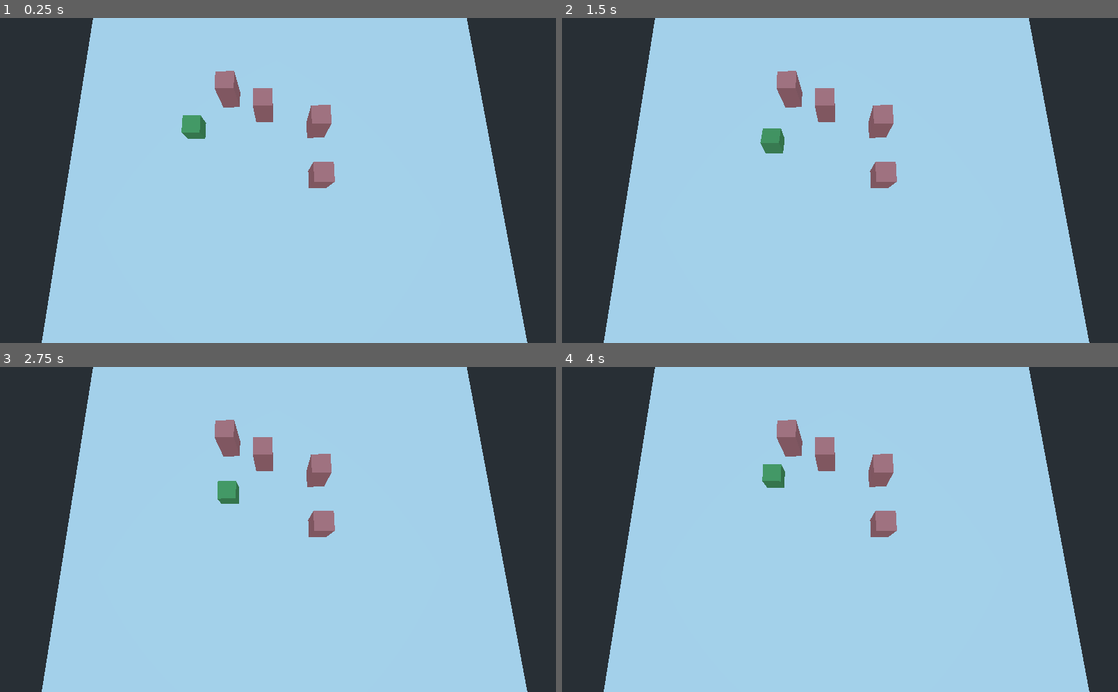
Above: before the commit, frames 1-4 (two rows, left to right).
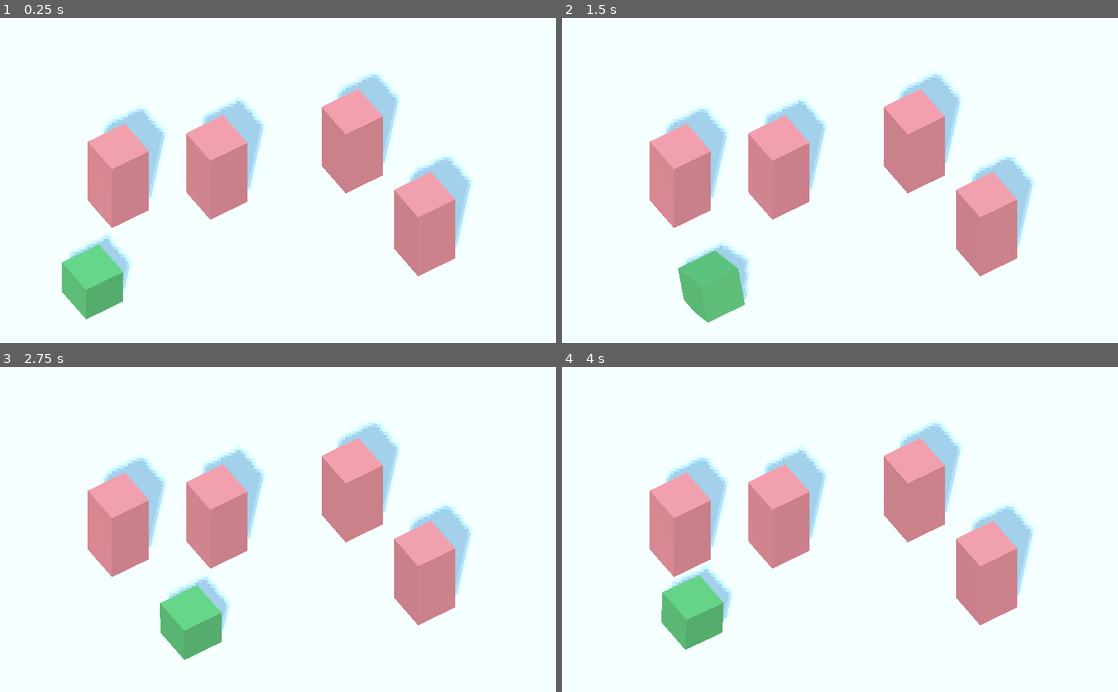
Above: after the commit, the same moments.

Repository: henriquelalves/gmtk2022
Game: Godot game, scene res://Scenes/Dungeon.tscn
The game is run twice, just before and just after one commit, with the same random seed, the same clock (stepped at 60 frames per second) and the same inputs.
Inputs:
- Up to frame 1 (0.25 s): no input
- Up to frame 2 (1.5 s): tap Enter at 0.5 s; hold Right 0.53-1.28 s; hold Down from 1.28 s (still down)
- Up to frame 3 (2.75 s): release Down at 2.03 s; hold Right from 2.03 s (still down)
- Up to frame 4 (4 s): release Right at 2.78 s; hold Up 2.78-3.53 s; hold Left from 3.53 s (still down)

The runs differ from the first frame. In frame 1, 97% of the frame differs, in the area x 0-100%, y 0-100%; in frame 2, 97%; in frame 3, 97%; in frame 4, 97%.

Commit message:
Testing dungeon scene

Diff:
--- a/Scenes/Dungeon.tscn
+++ b/Scenes/Dungeon.tscn
@@ -1,8 +1,16 @@
-[gd_scene load_steps=3 format=2]
+[gd_scene load_steps=5 format=2]
 
 [ext_resource path="res://Scenes/Dungeon.gd" type="Script" id=1]
 
 [sub_resource type="PlaneMesh" id=1]
+
+[sub_resource type="ProceduralSky" id=2]
+
+[sub_resource type="Environment" id=3]
+background_mode = 2
+background_sky = SubResource( 2 )
+ambient_light_color = Color( 1, 1, 1, 1 )
+dof_blur_far_amount = 0.06
 
 [node name="Dungeon" type="Spatial"]
 script = ExtResource( 1 )
@@ -12,5 +20,21 @@
 mesh = SubResource( 1 )
 material/0 = null
 
-[node name="Camera" type="Camera" parent="."]
-transform = Transform( 0.999945, 0.0103301, -0.00192307, 0, 0.183018, 0.98311, 0.0105076, -0.983055, 0.183008, -0.265683, 13.015, 5.46677 )
+[node name="WorldEnvironment" type="WorldEnvironment" parent="."]
+environment = SubResource( 3 )
+
+[node name="Pitch" type="Spatial" parent="."]
+transform = Transform( 0.837957, 0, -0.545736, 0, 1, 0, 0.545736, 0, 0.837957, 0, 0, 0 )
+
+[node name="Yaw" type="Spatial" parent="Pitch"]
+transform = Transform( 1, 0, 0, 0, 0.665856, 0.746081, 0, -0.746081, 0.665856, 1.90735e-06, 27.9035, 24.1124 )
+
+[node name="Camera" type="Camera" parent="Pitch/Yaw"]
+projection = 1
+fov = 24.0
+size = 7.35
+
+[node name="DirectionalLight" type="DirectionalLight" parent="."]
+transform = Transform( 0.73644, 0.441272, -0.512773, 0, 0.757975, 0.652284, 0.676503, -0.480367, 0.558203, 0, 35.1428, 0 )
+light_energy = 0.5
+shadow_enabled = true
